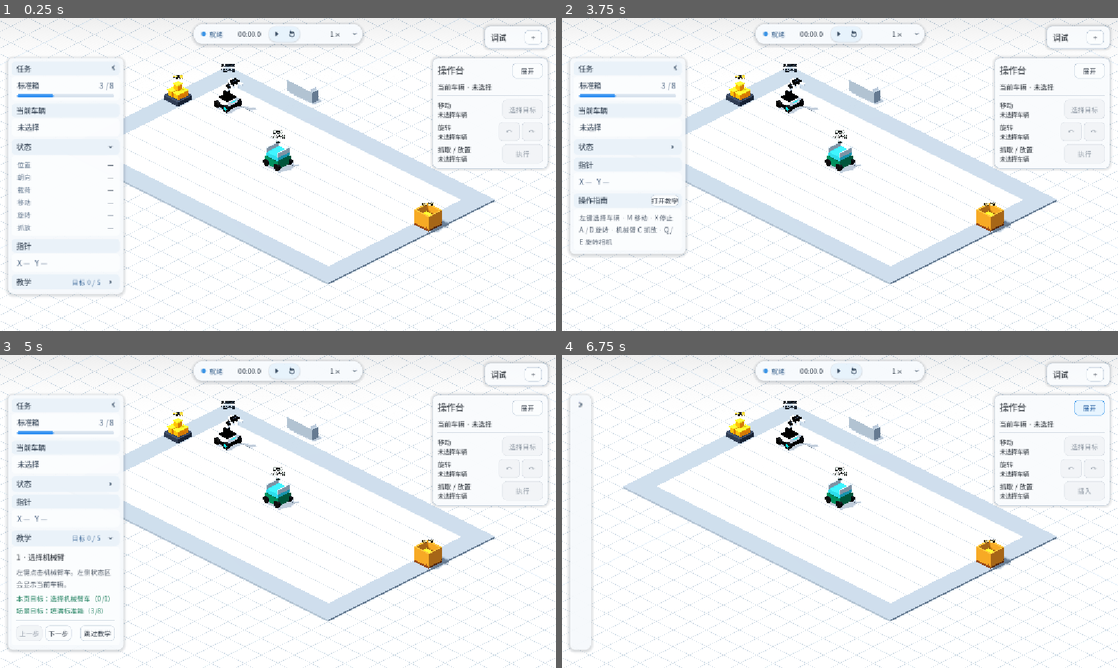
Above: before the commit, frames 1-4 (two rows, left to right).
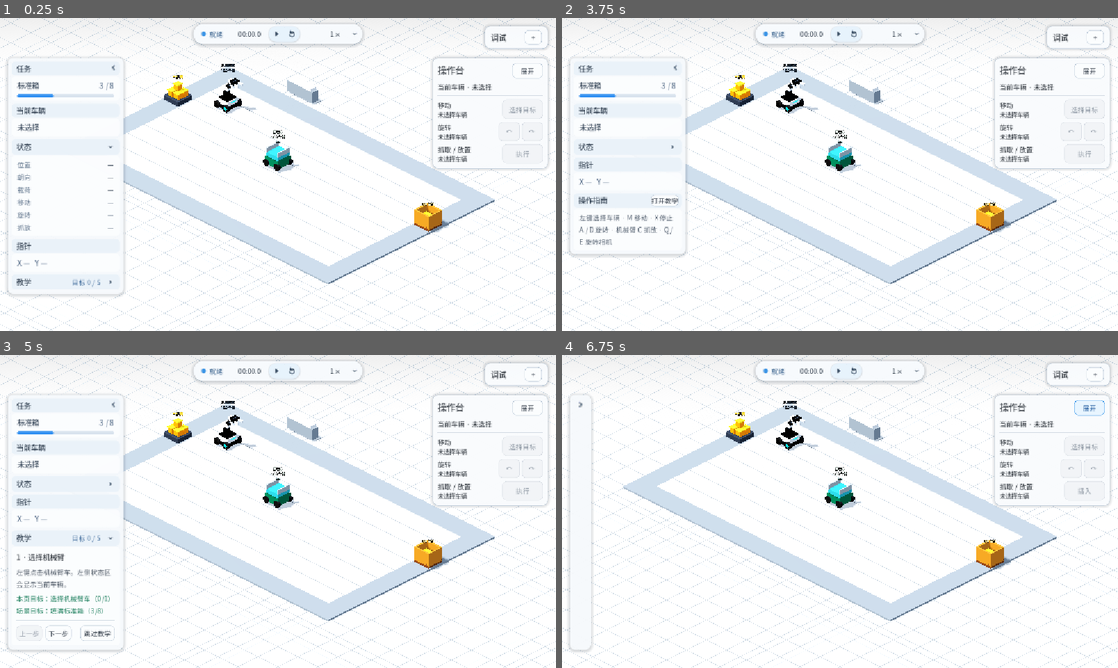
Above: after the commit, the same moments.

Repository: Ri0n72Y/automata
Game: Godot game, scene res://scenes/scene_01/scene_01_basic_packing.tscn
Same seed, same stepped clock (60 frames per second), same inputs: the game is played once before the commit and once after it.
Inputs (mouse positions are in pixels of both pictures, inside the frame that each line leads up to):
- Up to frame 1 (0.25 s): no input
- Up to frame 2 (3.75 s): click (673, 146) at 0.5 s; click (673, 199) at 1.27 s; click "下一步" at 2 s; click "上一步" at 2.75 s; click "跳过教学" at 3.5 s
- Up to frame 3 (5 s): click "打开教学" at 4.25 s
- Up to frame 4 (6.75 s): click (673, 405) at 5 s; click "展开" at 5.75 s; click "收起" at 6.5 s

The runs differ from the first frame. In frame 1, 4.4% of the frame differs, in the area x 0-100%, y 0-100%; in frame 2, 4.6%; in frame 3, 4.3%; in frame 4, 5.4%.

Commit message:
feat(scene-01): extend textured backdrop across camera range

Diff:
--- a/scenes/scene_01/materials/floor_cross_backdrop.tres
+++ b/scenes/scene_01/materials/floor_cross_backdrop.tres
@@ -4,12 +4,12 @@
 [ext_resource type="Texture2D" path="res://assets/scene_01/floor_cross_normal.svg" id="2_normal"]
 
 [resource]
-albedo_color = Color(0.96, 0.97, 0.98, 1)
+albedo_color = Color(0.98, 0.985, 0.99, 1)
 albedo_texture = ExtResource("1_albedo")
-metallic = 0.02
-roughness = 0.74
+metallic = 0.015
+roughness = 0.75
 normal_enabled = true
-normal_scale = 0.22
+normal_scale = 0.32
 normal_texture = ExtResource("2_normal")
 texture_repeat = true
-uv1_scale = Vector3(80, 80, 1)
+uv1_scale = Vector3(200, 200, 1)
